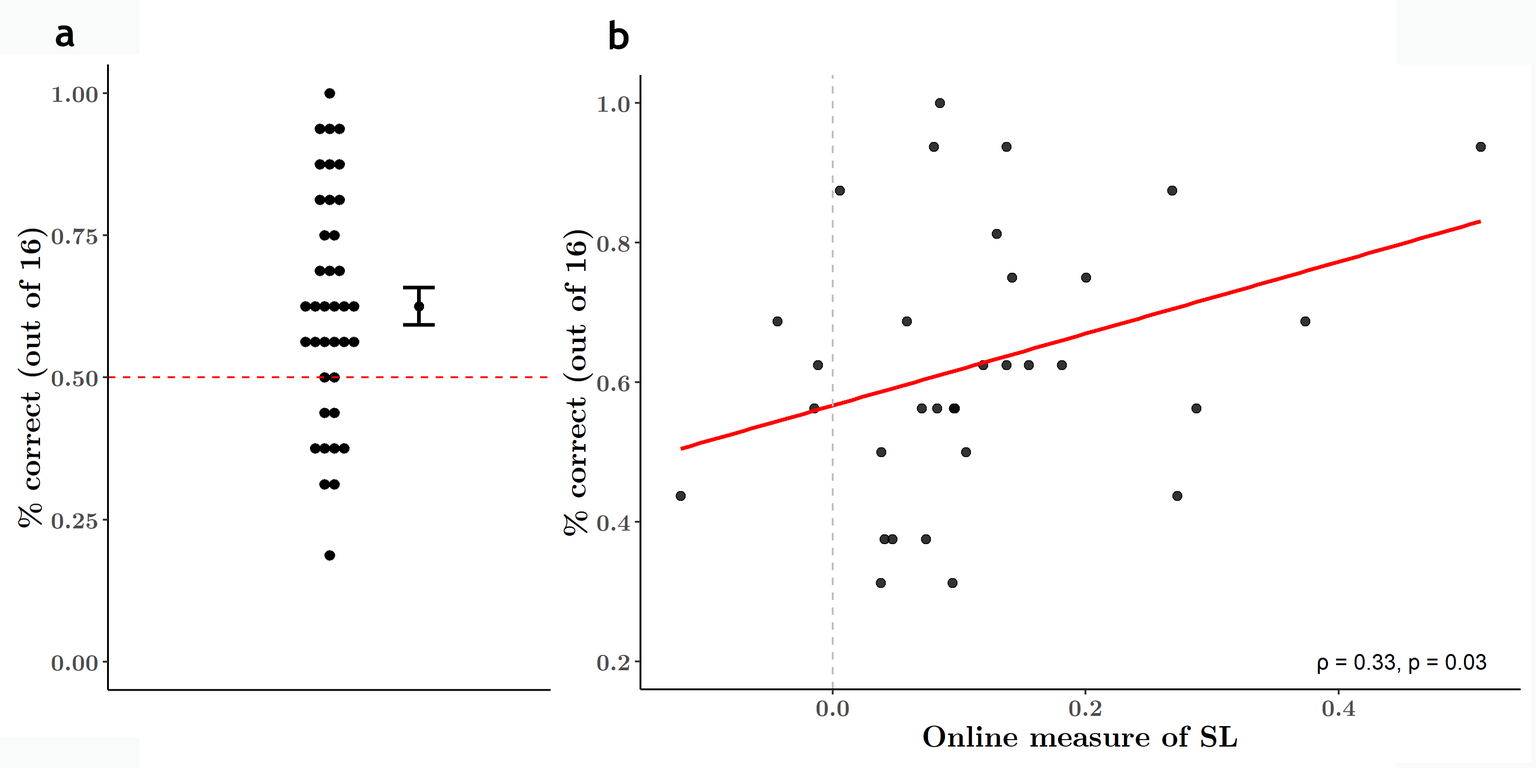
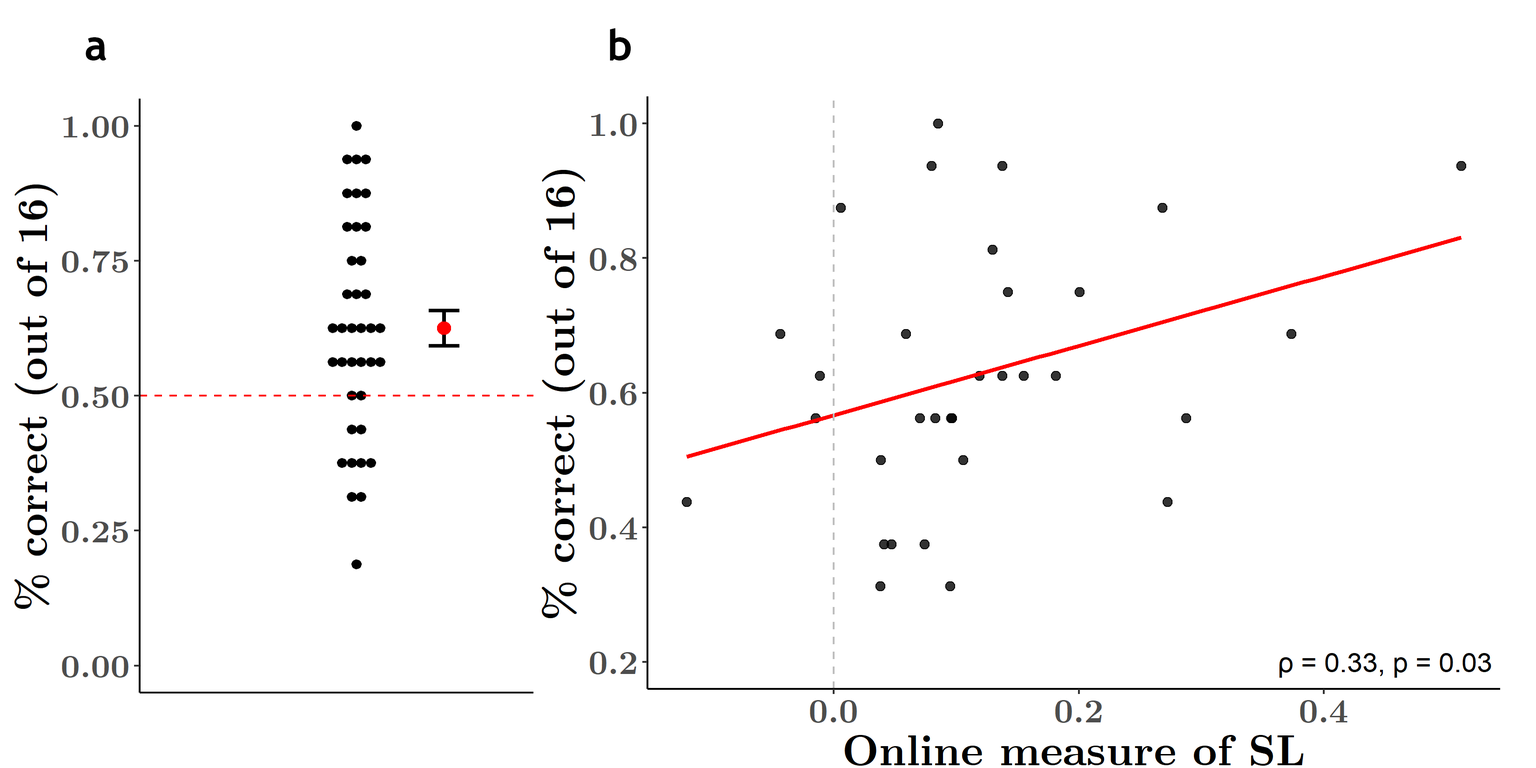
Layered file, before and after one edit (1536 x 768). Changes by layer:
painted on "b" over [left=609, top=19, right=632, bottom=61]
painted on "a" over [left=55, top=25, right=107, bottom=61]
added layer "Layer 7" above "Layer 5" over [left=533, top=86, right=1511, bottom=768]
hid "Layer 5" over [left=553, top=74, right=1521, bottom=763]
added layer "Layer 6" above "Layer 4" over [left=0, top=88, right=784, bottom=750]
hid "Layer 4" over [left=13, top=54, right=774, bottom=694]
